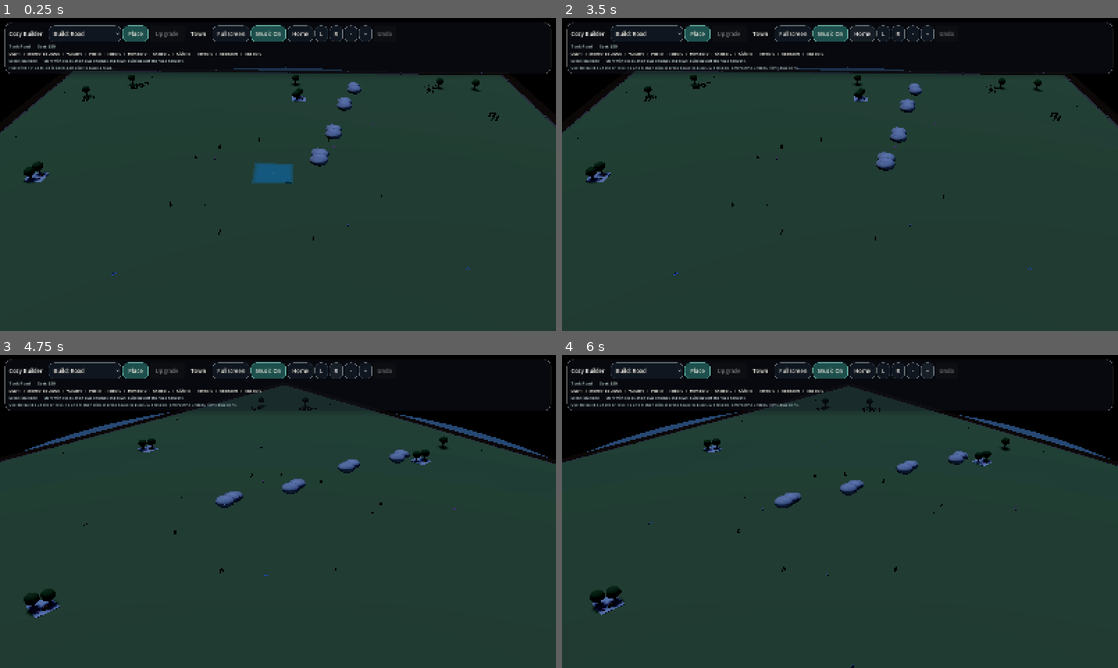
Above: before the commit, frames 1-4 (two rows, left to right).
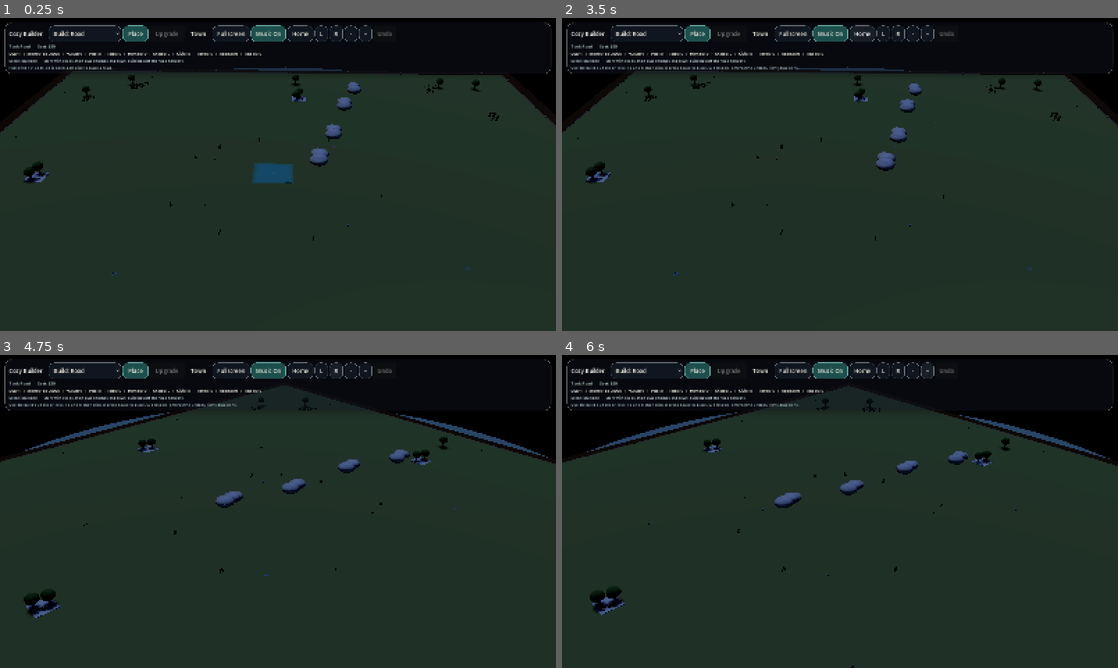
Above: after the commit, the same moments.

Repository: johnswaffles/my-backend-api
Game: Godot game, scene res://scenes/main_scene.tscn
The game is run twice, just before and just after one commit, with the same random seed, the same clock (stepped at 60 frames per second) and the same inputs.
Inputs:
- Up to frame 1 (0.25 s): no input
- Up to frame 2 (3.5 s): click "Build: Road" at 0.5 s; click "Place" at 1.25 s; click "Town" at 2 s; click "Home" at 2.75 s
- Up to frame 3 (4.75 s): click "L" at 3.5 s; click "R" at 4.25 s
- Up to frame 4 (6 s): click "-" at 5 s; click "+" at 5.75 s

The runs differ from the first frame. In frame 1, 0.5% of the frame differs, in the area x 4-85%, y 20-83%; in frame 2, 0.3%; in frame 3, 0.4%; in frame 4, 0.4%.

Commit message:
Tone down dusk haze and glow

Diff:
--- a/cozy-builder-godot/scenes/lighting_controller.tscn
+++ b/cozy-builder-godot/scenes/lighting_controller.tscn
@@ -18,19 +18,19 @@
 sky = SubResource("2")
 ambient_light_source = 3
 ambient_light_color = Color(0.0745098, 0.0862745, 0.117647, 1)
-ambient_light_energy = 0.11
+ambient_light_energy = 0.08
 reflected_light_source = 1
 tonemap_mode = 2
 glow_enabled = true
-glow_bloom = 0.05
-glow_intensity = 0.06
+glow_bloom = 0.02
+glow_intensity = 0.03
 fog_enabled = false
 fog_light_color = Color(0.282353, 0.223529, 0.231373, 1)
 fog_light_energy = 0.0
 fog_density = 0.0
 adjustment_enabled = true
-adjustment_brightness = 0.94
-adjustment_contrast = 1.02
+adjustment_brightness = 0.97
+adjustment_contrast = 1.0
 adjustment_saturation = 1.04
 
 [node name="LightingController" type="Node3D"]
@@ -42,11 +42,11 @@
 [node name="Sun" type="DirectionalLight3D" parent="."]
 rotation_degrees = Vector3(-68, -32, 0)
 light_color = Color(0.560784, 0.65098, 0.839216, 1)
-light_energy = 0.3
+light_energy = 0.22
 shadow_enabled = true
 directional_shadow_mode = 2
 directional_shadow_max_distance = 180.0
-shadow_blur = 0.92
+shadow_blur = 0.96
 directional_shadow_blend_splits = true
 shadow_bias = 0.04
 shadow_normal_bias = 1.8
@@ -54,5 +54,5 @@
 [node name="FillLight" type="DirectionalLight3D" parent="."]
 rotation_degrees = Vector3(-18, 136, 0)
 light_color = Color(0.235294, 0.313726, 0.505882, 1)
-light_energy = 0.1
+light_energy = 0.05
 shadow_enabled = false
--- a/cozy-builder-godot/scripts/building_system.gd
+++ b/cozy-builder-godot/scripts/building_system.gd
@@ -3043,31 +3043,31 @@
 	var town_strength := _town_light_strength()
 	var cycle := fmod(float(_day - 1) + _simulation_clock / 7.5, 6.0) / 6.0
 	var moon_wave := sin(cycle * TAU)
-	var night_strength: float = clampf(1.0 - town_strength * 0.28 + moon_wave * 0.02, 0.22, 1.0)
-	var sky_top: Color = Color(0.05, 0.06, 0.09).lerp(Color(0.11, 0.13, 0.19), town_strength * 0.64)
-	var sky_horizon: Color = Color(0.09, 0.08, 0.11).lerp(Color(0.34, 0.24, 0.22), town_strength * 0.56)
+	var night_strength: float = clampf(1.0 - town_strength * 0.2 + moon_wave * 0.015, 0.24, 1.0)
+	var sky_top: Color = Color(0.05, 0.06, 0.09).lerp(Color(0.08, 0.09, 0.12), town_strength * 0.4)
+	var sky_horizon: Color = Color(0.08, 0.08, 0.1).lerp(Color(0.22, 0.18, 0.16), town_strength * 0.28)
 	if world_environment and world_environment.environment:
 		var env: Environment = world_environment.environment
 		env.background_mode = Environment.BG_COLOR
-		env.background_color = sky_top.lerp(sky_horizon, 0.68)
-		env.ambient_light_color = sky_top.lerp(Color(0.84, 0.77, 0.72), 0.1)
-		env.ambient_light_energy = 0.11 + town_strength * 0.07
+		env.background_color = sky_top.lerp(sky_horizon, 0.46)
+		env.ambient_light_color = sky_top.lerp(Color(0.82, 0.78, 0.74), 0.07)
+		env.ambient_light_energy = 0.08 + town_strength * 0.04
 		env.fog_enabled = false
 		env.fog_density = 0.0
-		env.glow_bloom = 0.05 + town_strength * 0.03
-		env.glow_intensity = 0.06 + town_strength * 0.04
+		env.glow_bloom = 0.02 + town_strength * 0.015
+		env.glow_intensity = 0.03 + town_strength * 0.02
 		env.adjustment_enabled = true
-		env.adjustment_brightness = 0.94 + town_strength * 0.03
-		env.adjustment_contrast = 1.02 + night_strength * 0.04
+		env.adjustment_brightness = 0.97 + town_strength * 0.015
+		env.adjustment_contrast = 1.0 + night_strength * 0.02
 		env.adjustment_saturation = 1.04
 	if sun:
-		sun.light_color = Color(0.5, 0.6, 0.84).lerp(Color(1.0, 0.82, 0.56), town_strength * 0.62)
-		sun.light_energy = 0.3 + town_strength * 0.18
+		sun.light_color = Color(0.55, 0.63, 0.82).lerp(Color(0.95, 0.8, 0.62), town_strength * 0.35)
+		sun.light_energy = 0.22 + town_strength * 0.12
 		sun.rotation_degrees = Vector3(-62.0, -30.0, 0.0)
-		sun.shadow_blur = 0.92
+		sun.shadow_blur = 0.96
 	if fill_light:
-		fill_light.light_color = Color(0.26, 0.34, 0.54).lerp(Color(0.96, 0.84, 0.64), town_strength * 0.42)
-		fill_light.light_energy = 0.1 + town_strength * 0.05
+		fill_light.light_color = Color(0.26, 0.34, 0.54).lerp(Color(0.9, 0.8, 0.68), town_strength * 0.22)
+		fill_light.light_energy = 0.05 + town_strength * 0.025
 
 	for band in _window_bands:
 		if is_instance_valid(band):
@@ -3095,7 +3095,7 @@
 		if tool == BUILD_TOOL_ROAD or SCENIC_TOOL_SPECS.has(tool):
 			continue
 		active_count += 1
-	return clampf(0.08 + float(active_count) * 0.05, 0.0, 0.4)
+	return clampf(0.04 + float(active_count) * 0.025, 0.0, 0.22)
 
 
 func _spawn_house_tile(world_position: Vector3, preview: bool) -> Node3D:
--- a/cozy-builder-godot/scripts/lighting_controller.gd
+++ b/cozy-builder-godot/scripts/lighting_controller.gd
@@ -9,30 +9,31 @@
 	var cycle := fmod(float(day - 1) + simulation_clock / 7.5, 6.0) / 6.0
 	var moon_wave := sin(cycle * TAU)
 	var town_strength: float = clampf(town_light_level, 0.0, 1.0)
-	var night_strength: float = clampf(1.0 - town_strength * 0.28 + moon_wave * 0.02, 0.22, 1.0)
-	var sky_top: Color = Color(0.05, 0.06, 0.09).lerp(Color(0.11, 0.13, 0.19), town_strength * 0.64)
-	var sky_horizon: Color = Color(0.09, 0.08, 0.11).lerp(Color(0.34, 0.24, 0.22), town_strength * 0.56)
+	var night_strength: float = clampf(1.0 - town_strength * 0.2 + moon_wave * 0.015, 0.24, 1.0)
+	var sky_top: Color = Color(0.05, 0.06, 0.09).lerp(Color(0.08, 0.09, 0.12), town_strength * 0.4)
+	var sky_horizon: Color = Color(0.08, 0.08, 0.1).lerp(Color(0.22, 0.18, 0.16), town_strength * 0.28)
 	if world_environment and world_environment.environment:
 		var env: Environment = world_environment.environment
 		env.background_mode = Environment.BG_SKY
-		env.ambient_light_color = sky_top.lerp(Color(0.86, 0.76, 0.7), 0.16)
-		env.ambient_light_energy = 0.11 + town_strength * 0.07
+		env.background_color = sky_top.lerp(sky_horizon, 0.46)
+		env.ambient_light_color = sky_top.lerp(Color(0.82, 0.78, 0.74), 0.07)
+		env.ambient_light_energy = 0.08 + town_strength * 0.04
 		env.fog_enabled = false
 		env.fog_density = 0.0
-		env.glow_bloom = 0.05 + town_strength * 0.03
-		env.glow_intensity = 0.06 + town_strength * 0.04
+		env.glow_bloom = 0.02 + town_strength * 0.015
+		env.glow_intensity = 0.03 + town_strength * 0.02
 		env.adjustment_enabled = true
-		env.adjustment_brightness = 0.94 + town_strength * 0.03
-		env.adjustment_contrast = 1.02 + night_strength * 0.04
+		env.adjustment_brightness = 0.97 + town_strength * 0.015
+		env.adjustment_contrast = 1.0 + night_strength * 0.02
 		env.adjustment_saturation = 1.04
 	if sun:
-		sun.light_color = Color(0.5, 0.6, 0.84).lerp(Color(1.0, 0.82, 0.56), town_strength * 0.62)
-		sun.light_energy = 0.3 + town_strength * 0.18
+		sun.light_color = Color(0.55, 0.63, 0.82).lerp(Color(0.95, 0.8, 0.62), town_strength * 0.35)
+		sun.light_energy = 0.22 + town_strength * 0.12
 		sun.rotation_degrees = Vector3(-62.0, -30.0, 0.0)
-		sun.shadow_blur = 0.92
+		sun.shadow_blur = 0.96
 	if fill_light:
-		fill_light.light_color = Color(0.26, 0.34, 0.54).lerp(Color(0.96, 0.84, 0.64), town_strength * 0.42)
-		fill_light.light_energy = 0.1 + town_strength * 0.05
+		fill_light.light_color = Color(0.26, 0.34, 0.54).lerp(Color(0.9, 0.8, 0.68), town_strength * 0.22)
+		fill_light.light_energy = 0.05 + town_strength * 0.025
 	for band in window_bands:
 		if is_instance_valid(band):
 			var material := band.material_override as StandardMaterial3D
Not shown, changed: public/godot-playtest/index.html
Not shown, changed: public/godot-playtest/index.pck
